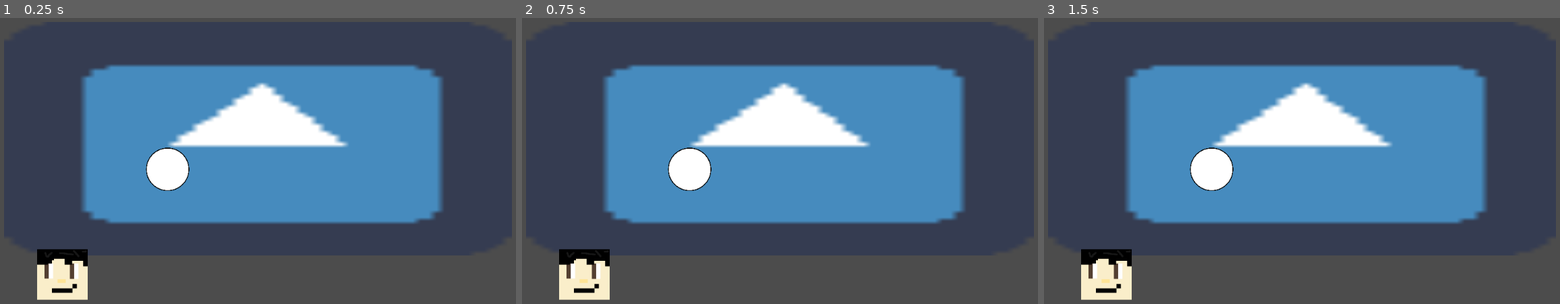
Above: before the commit, frames 1-3 (left to right).
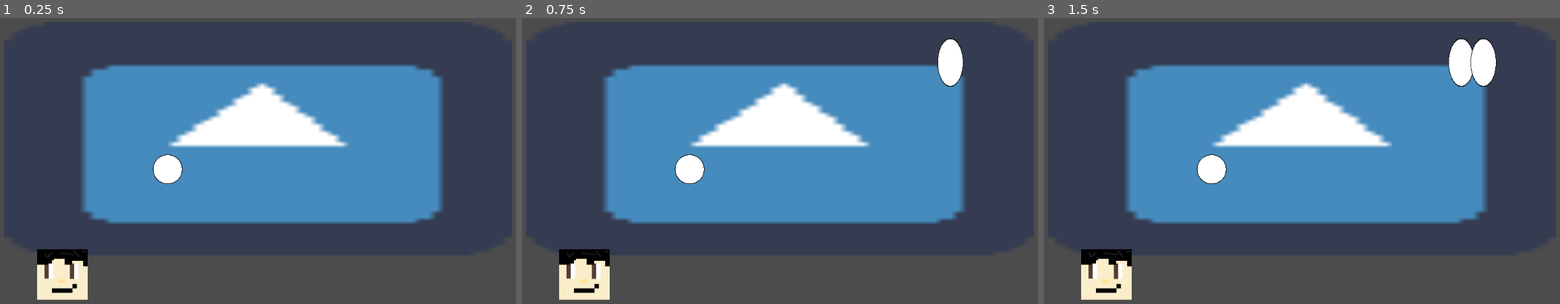
Above: after the commit, the same moments.

Repository: zilber-ran/crashem
Game: Godot game, scene res://Scenes/Main.tscn
Same seed, same stepped clock (60 frames per second), same inputs: the game is played once before the commit and once after it. The engine's default icon, where the game draws it, is replaced by a stand-in: a white triangle on a blue panel in a dark square.
Inputs (mouse positions are in pixels of both pictures, inside the frame that each line leads up to):
- Up to frame 1 (0.25 s): no input
- Up to frame 2 (0.75 s): tap Enter at 0.5 s; move the mouse to (583, 275) at 0.52 s; hold Space (ui_select) from 0.53 s (still down); click (583, 275) at 0.67 s
- Up to frame 3 (1.5 s): move the mouse to (1188, 189) at 1.27 s; release Space (ui_select) at 1.28 s; tap Space (ui_select) at 1.35 s; click (1188, 189) at 1.42 s

The runs differ from the first frame. In frame 1, 0.6% of the frame differs, in the area x 28-37%, y 45-61%; in frame 2, 1.3%; in frame 3, 1.9%, in the area x 28-88%, y 7-61%.

Commit message:
Enemy factory working
enemy factory now summons enemys to the main scene using the _input(event) method

*deleted unused png from project files

Diff:
--- a/Scenes/Enemy.tscn
+++ b/Scenes/Enemy.tscn
@@ -1,17 +1,23 @@
 [gd_scene load_steps=3 format=2]
 
-[ext_resource path="res://icon.png" type="Texture" id=1]
+[ext_resource path="res://player.png" type="Texture" id=1]
 
 [sub_resource type="CapsuleShape2D" id=1]
+radius = 4.6
+height = 9.2
 
 [node name="Enemy" type="Node2D"]
 
 [node name="RigidBody2D" type="RigidBody2D" parent="."]
+collision_layer = 8
+collision_mask = 15
 gravity_scale = 0.0
+
+[node name="Sprite" type="Sprite" parent="RigidBody2D"]
+position = Vector2( 0.0851135, -0.936401 )
+scale = Vector2( 0.089163, 0.168761 )
+texture = ExtResource( 1 )
 
 [node name="CollisionShape2D" type="CollisionShape2D" parent="RigidBody2D"]
 scale = Vector2( 5, 5 )
 shape = SubResource( 1 )
-
-[node name="Sprite" type="Sprite" parent="RigidBody2D"]
-texture = ExtResource( 1 )
--- a/Scenes/Main.tscn
+++ b/Scenes/Main.tscn
@@ -1,5 +1,6 @@
-[gd_scene load_steps=3 format=2]
+[gd_scene load_steps=4 format=2]
 
+[ext_resource path="res://Scenes/Enemy_Factory.tscn" type="PackedScene" id=1]
 [ext_resource path="res://Scenes/Player.tscn" type="PackedScene" id=2]
 [ext_resource path="res://Scenes/Board.tscn" type="PackedScene" id=3]
 
@@ -11,3 +12,6 @@
 
 [node name="Player" parent="." instance=ExtResource( 2 )]
 position = Vector2( 147.586, 490.247 )
+
+[node name="Enemy_Factory" parent="." instance=ExtResource( 1 )]
+position = Vector2( 842.284, 88.0994 )
--- a/Scenes/Player.tscn
+++ b/Scenes/Player.tscn
@@ -9,22 +9,23 @@
 bounce = 30.0
 
 [sub_resource type="CircleShape2D" id=2]
-radius = 8.08975
+radius = 5.55176
 
 [node name="Player" type="Node2D"]
 
 [node name="Player RB2D" type="RigidBody2D" parent="."]
 position = Vector2( 200, -200 )
+collision_layer = 2
+collision_mask = 5
 physics_material_override = SubResource( 1 )
 gravity_scale = 0.0
 script = ExtResource( 3 )
 
 [node name="Sprite" type="Sprite" parent="Player RB2D"]
-scale = Vector2( 0.15, 0.15 )
+scale = Vector2( 0.102646, 0.102646 )
 texture = ExtResource( 1 )
 
 [node name="Player ColisionShape" type="CollisionShape2D" parent="Player RB2D"]
-position = Vector2( 0, -0.5 )
 scale = Vector2( 5, 5 )
 shape = SubResource( 2 )
 
--- a/Scripts/Enemy_Factory.gd
+++ b/Scripts/Enemy_Factory.gd
@@ -14,9 +14,9 @@
 func _ready():
 	pass # Replace with function body.
 
-func _on_input_event(_viewport, event, _shape_idx) -> void:
-
-	if event.is_action_pressed("Space"):
+func _input(event):
+	if event.is_action_pressed("ui_select"):
+		print("space pressed")
 		_summon_enemy()
 # Called every frame. 'delta' is the elapsed time since the previous frame.
 #func _process(delta):
--- a/project.godot
+++ b/project.godot
@@ -22,6 +22,13 @@
  ]
 }
 
+[layer_names]
+
+2d_physics/layer_1="Walls"
+2d_physics/layer_2="Player"
+2d_physics/layer_3="Balls"
+2d_physics/layer_4="Enemies"
+
 [physics]
 
 common/enable_pause_aware_picking=true
Binary file removed: Scripts/poolball.png
Not shown, removed: Scripts/poolball.png.import
